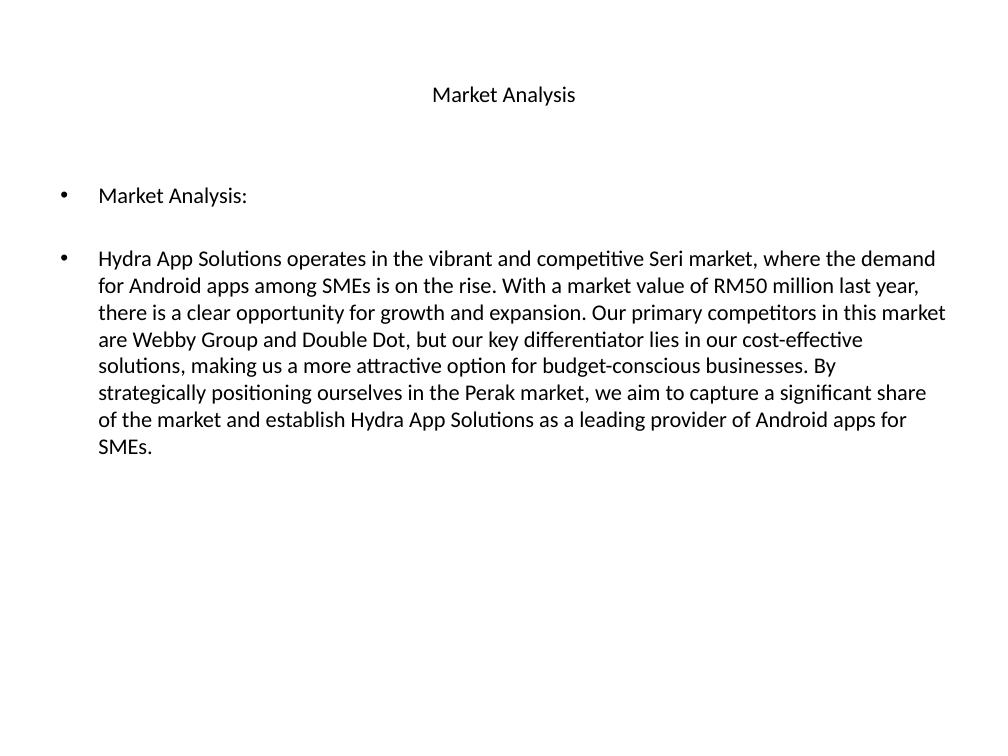
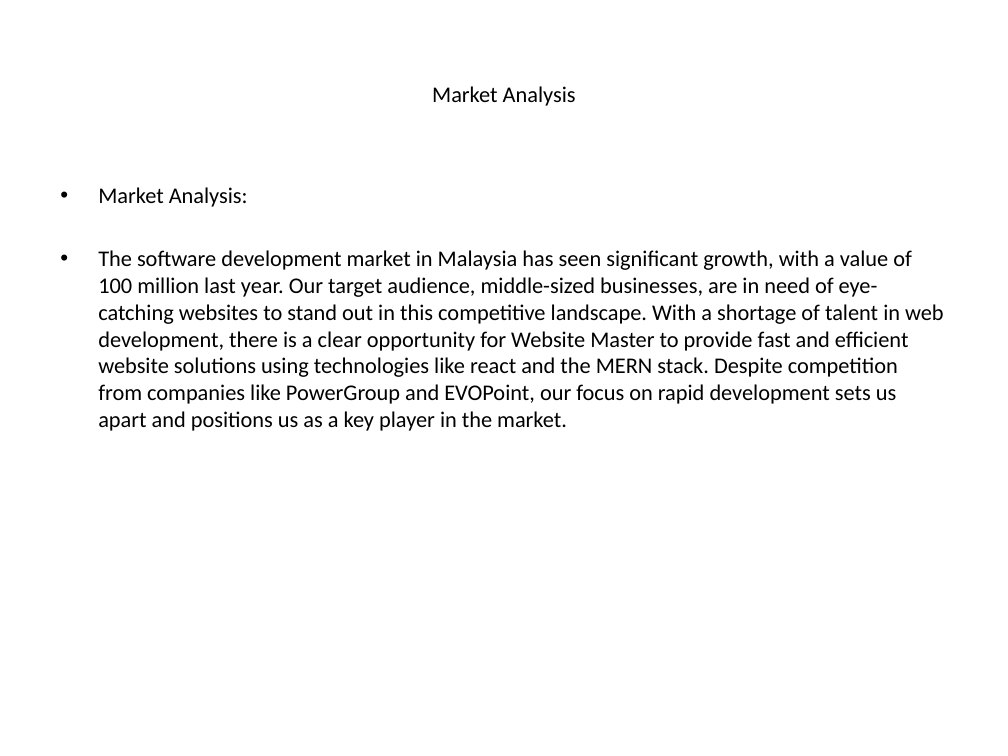
Before and after one commit to luhouyang/cantimagine, a slide deck: slide 3 of generated_ppt/_presentation.pptx. Drawn at 1008x756 pixels with LibreOffice and Linux fonts; fonts in the diff are those of the drawing. Boxes give left, top, right and bottom in pixels: in the first picture for what was removed or moved away, otherwise in the second. Text is boxed around its words. In the diff, an @@ line names an element or a change of style, - is before the commit and + after.

```diff
--- a/generated_ppt/_presentation.pptx
+++ b/generated_ppt/_presentation.pptx
@@ text at [98,250,944,431]: text changed @@
-• Hydra App Solutions operates in the vibrant and competitive Seri market, where the demand for Android apps among SMEs is on the rise. With a market value of RM50 million last year, there is a clear opportunity for growth and expansion. Our primary competitors in this market are Webby Group and Double Dot, but our key differentiator lies in our cost-effective solutions, making us a more attractive option for budget-conscious businesses. By strategically positioning ourselves in the Perak market, we aim to capture a significant share of the market and establish Hydra App Solutions as a leading provider of Android apps for SMEs.
+• The software development market in Malaysia has seen significant growth, with a value of 100 million last year. Our target audience, middle-sized businesses, are in need of eye-catching websites to stand out in this competitive landscape. With a shortage of talent in web development, there is a clear opportunity for Website Master to provide fast and efficient website solutions using technologies like react and the MERN stack. Despite competition from companies like PowerGroup and EVOPoint, our focus on rapid development sets us apart and positions us as a key player in the market.
```
Also in this commit, not shown: 4 other slides changed, 1 other file.
